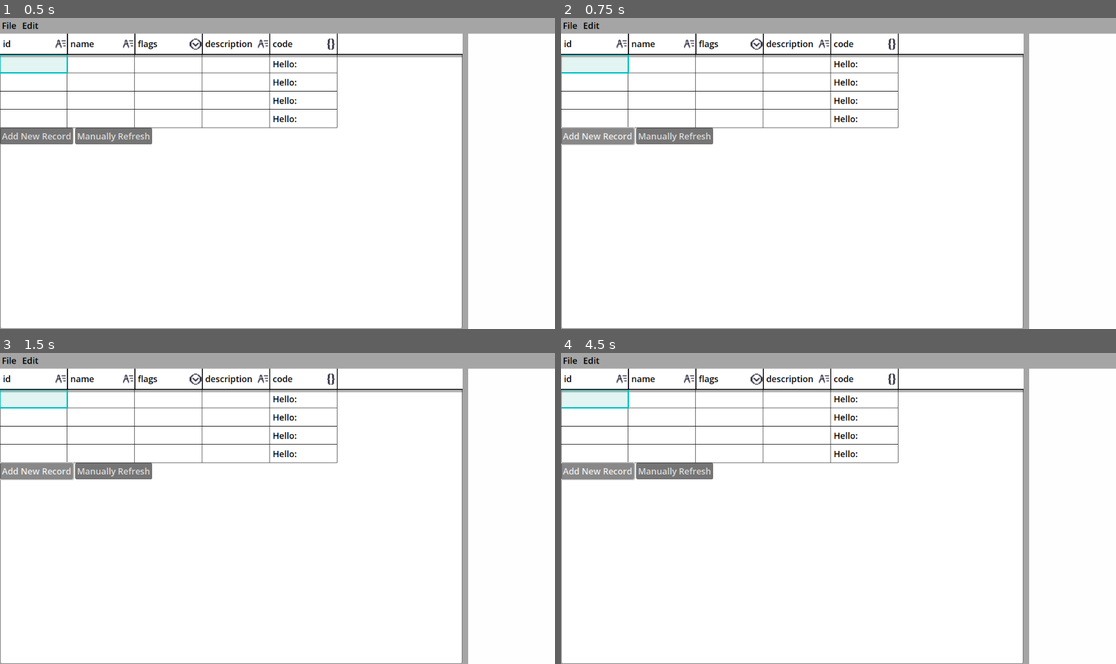
Above: before the commit, frames 1-4 (two rows, left to right).
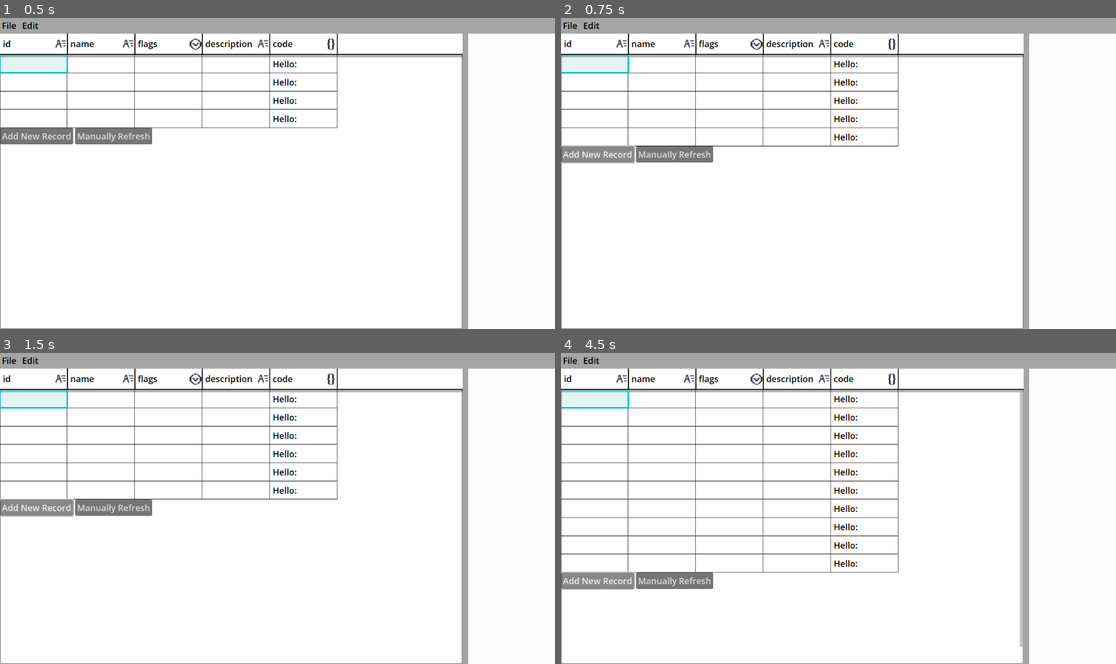
Above: after the commit, the same moments.

Repository: CoolDove/tabro
Game: Godot game, scene res://main.tscn
Same seed, same stepped clock (60 frames per second), same inputs: the game is played once before the commit and once after it.
Inputs:
- Up to frame 1 (0.5 s): no input
- Up to frame 2 (0.75 s): click "Add New Record" at 0.5 s
- Up to frame 3 (1.5 s): click "Add New Record" at 1.25 s
- Up to frame 4 (4.5 s): click "Add New Record" at 2 s; click "Add New Record" at 2.75 s; click "Add New Record" at 3.5 s; click "Add New Record" at 4.25 s

Frame 1 is identical in both runs. In frame 2, 3.2% of the frame differs, in the area x 0-61%, y 35-47%; in frame 3, 3.4%; in frame 4, 5.2%, in the area x 0-84%, y 12-100%.

Commit message:
better cell cache and refresh

Diff:
--- a/scenes/table_edit.gd
+++ b/scenes/table_edit.gd
@@ -149,9 +149,9 @@
 			gridscroller.scroll_horizontal = v
 	)
 	gridscroller.get_v_scroll_bar().value_changed.connect(func(_v):
-		refresh()
-	)
-	item_rect_changed.connect(refresh)
+		queue_refresh()
+	)
+	item_rect_changed.connect(queue_refresh)
 
 	# For virtual spacing the table grid
 	_virtual_spacing_before = Control.new()
@@ -170,6 +170,7 @@
 	btn_new_record.text = "Add New Record"
 	btn_new_record.pressed.connect(func():
 		data.add_record()
+		queue_refresh()
 		# refresh()
 	)
 	bottom_buttons.add_child(btn_new_record)
@@ -177,12 +178,12 @@
 	var btn_manually_refresh = Button.new()
 	btn_manually_refresh.text = "Manually Refresh"
 	btn_manually_refresh.pressed.connect(func():
-		refresh()
-		for row in data.records.size():
-			for column in data.fields.size():
-				var backup = _find_cell_backup(row, column)
-				print("%s, " % backup)
-			print("---")
+		queue_refresh()
+		#for row in data.records.size():
+			#for column in data.fields.size():
+				#var backup = _find_cell_backup(row, column)
+				#print("%s, " % backup)
+			#print("---")
 	)
 	bottom_buttons.add_child(btn_manually_refresh)
 
@@ -291,6 +292,10 @@
 		print("cell backup hit in frame: %s" % _debug_cell_backup_hit)
 		_debug_cell_backup_hit = 0
 
+	if _refresh_queued:
+		refresh()
+		_refresh_queued = false
+
 	# Watch memory
 	if _watch_mem_interval >= 0:
 		_watch_mem_interval -= delta
@@ -360,7 +365,7 @@
 			editor.on_value_changed.connect(func(value):
 				data.records[row][column] = value
 				_remove_cell_backup(row, column)
-				#_update_cell_value(cell_control, column, row, value)
+				queue_refresh()
 			)
 			editor.on_exit_code.connect(func(code:CellValueEditorStatic.ExitCode):
 				var rn :int = row
@@ -389,7 +394,7 @@
 			editor.text_changed.connect(func(text:String):
 				data.records[row][column] = text
 				_remove_cell_backup(row, column)
-				#_update_cell_value(cell_control, column, row, text)
+				queue_refresh()
 			)
 			editor.on_exit_code.connect(func(code:CellValueEditorStatic.ExitCode):
 				var rn :int = row
@@ -456,13 +461,17 @@
 			record[column] = plain_text
 
 	_remove_cell_backup_by_column(column)
-	call_deferred("refresh")
+	queue_refresh()
 	#for r in range(visible_begin, visible_end):
 		#var linectnr = _try_get_line_ctnr(r)
 		#if linectnr != null:
 			#var cellctrl = linectnr.get_child(column)
 			#if cellctrl != null:
 				#_update_cell_value(cellctrl, column, r, data.records[r][column])
+
+var _refresh_queued :bool= true
+func queue_refresh():
+	_refresh_queued = true
 
 func refresh():
 	if data == null:
@@ -575,6 +584,7 @@
 				backup.reparent(control, false)
 			else:
 				control.add_child(backup)
+			control.text = ""
 			_debug_cell_backup_hit += 1
 			return
 		else:
